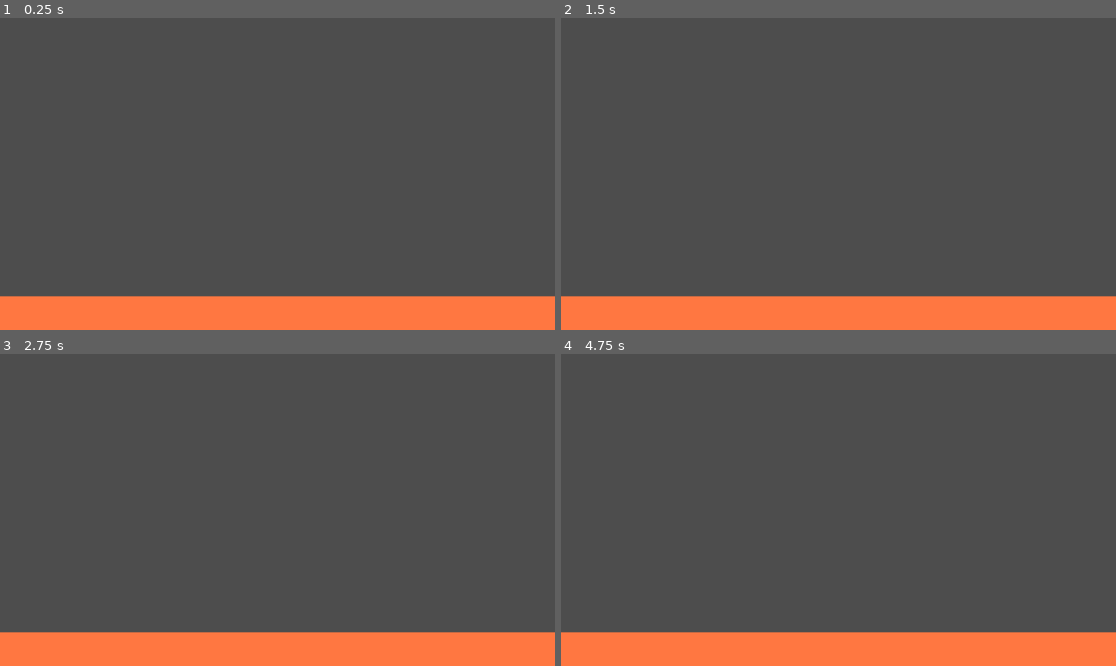
Above: before the commit, frames 1-4 (two rows, left to right).
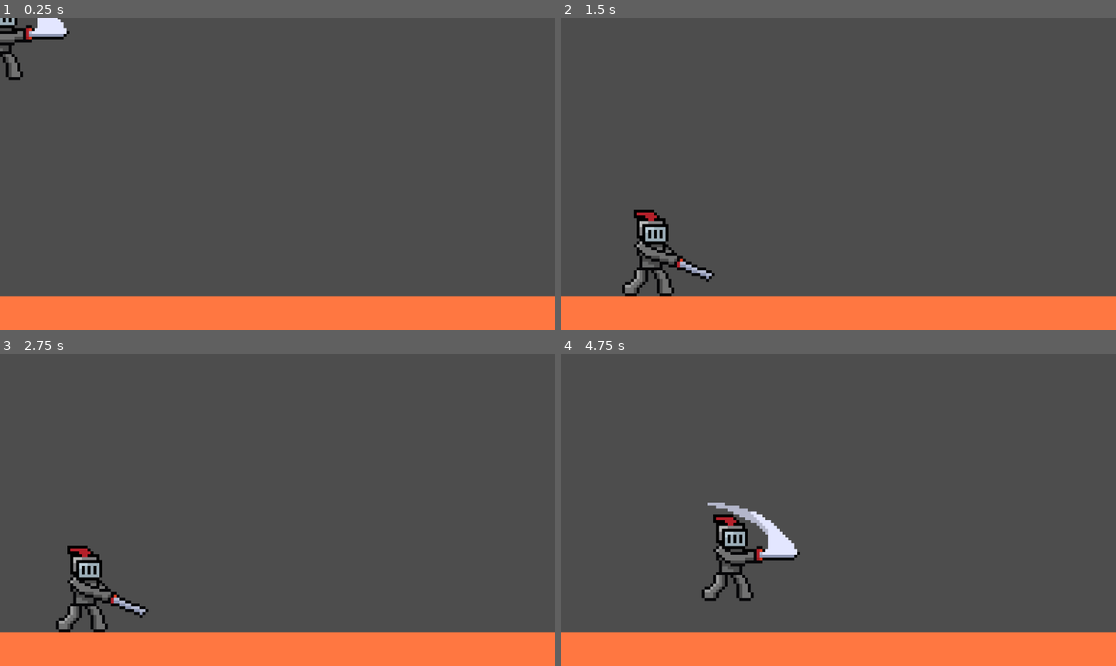
Above: after the commit, the same moments.

Repository: FlimFlamSlammer/LKOTe-game
Game: Godot game, scene res://scenes/castle_fight.tscn
Two runs of this game, one before a commit and one after it. Both use one fixed random seed, a clock stepped at 60 frames per second and the inputs below.
Inputs:
- Up to frame 1 (0.25 s): no input
- Up to frame 2 (1.5 s): tap Enter (ui_accept) at 0.5, 0.77 s; hold C (basic_attack) 0.53-1.28 s; hold Right (ui_right) from 0.53 s (still down); tap V (dodge) at 0.8, 1.35 s
- Up to frame 3 (2.75 s): tap Enter (ui_accept) at 1.52 s; tap C (basic_attack) at 1.55 s; release Right (ui_right) at 2.03 s; hold Left (ui_left) from 2.03 s (still down); hold C (basic_attack) from 2.03 s (still down); tap V (dodge) at 2.3 s
- Up to frame 4 (4.75 s): release Left (ui_left) at 2.78 s; release C (basic_attack) at 2.78 s; hold Right (ui_right) 2.78-4.28 s; tap V (dodge) at 2.85, 3.8, 4.35 s; tap Enter (ui_accept) at 3.02, 3.77, 4.52 s; tap C (basic_attack) at 3.05, 4.55 s; hold C (basic_attack) 3.53-4.28 s; hold Left (ui_left) from 4.28 s (still down)

The runs differ from the first frame. In frame 1, 0.9% of the frame differs, in the area x 0-13%, y 0-20%; in frame 2, 1.6%; in frame 3, 1.6%; in frame 4, 2.2%, in the area x 25-44%, y 47-80%.

Commit message:
add attacks

Diff:
--- a/icon.svg
+++ /dev/null
@@ -1 +0,0 @@
-<svg height="128" width="128" xmlns="http://www.w3.org/2000/svg"><rect x="2" y="2" width="124" height="124" rx="14" fill="#363d52" stroke="#212532" stroke-width="4"/><g transform="scale(.101) translate(122 122)"><g fill="#fff"><path d="M105 673v33q407 354 814 0v-33z"/><path fill="#478cbf" d="m105 673 152 14q12 1 15 14l4 67 132 10 8-61q2-11 15-15h162q13 4 15 15l8 61 132-10 4-67q3-13 15-14l152-14V427q30-39 56-81-35-59-83-108-43 20-82 47-40-37-88-64 7-51 8-102-59-28-123-42-26 43-46 89-49-7-98 0-20-46-46-89-64 14-123 42 1 51 8 102-48 27-88 64-39-27-82-47-48 49-83 108 26 42 56 81zm0 33v39c0 276 813 276 813 0v-39l-134 12-5 69q-2 10-14 13l-162 11q-12 0-16-11l-10-65H447l-10 65q-4 11-16 11l-162-11q-12-3-14-13l-5-69z"/><path d="M483 600c3 34 55 34 58 0v-86c-3-34-55-34-58 0z"/><circle cx="725" cy="526" r="90"/><circle cx="299" cy="526" r="90"/></g><g fill="#414042"><circle cx="307" cy="532" r="60"/><circle cx="717" cy="532" r="60"/></g></g></svg>
--- a/scenes/castle_fight.tscn
+++ b/scenes/castle_fight.tscn
@@ -1,6 +1,10 @@
-[gd_scene format=3 uid="uid://nk57keysmejs"]
+[gd_scene load_steps=2 format=3 uid="uid://nk57keysmejs"]
+
+[ext_resource type="PackedScene" uid="uid://bfeupkcec0b4q" path="res://scenes/player.tscn" id="1_kpkdi"]
 
 [node name="CastleFight" type="Node2D"]
+
+[node name="Player" parent="." instance=ExtResource("1_kpkdi")]
 
 [node name="StaticBody2D" type="StaticBody2D" parent="."]
 position = Vector2(-9.53674e-07, -9.53674e-07)
--- a/scenes/player.tscn
+++ b/scenes/player.tscn
@@ -1,6 +1,7 @@
-[gd_scene load_steps=5 format=3 uid="uid://bfeupkcec0b4q"]
+[gd_scene load_steps=7 format=3 uid="uid://bfeupkcec0b4q"]
 
-[ext_resource type="Texture2D" uid="uid://c0ooddugos5uj" path="res://assets/knight-Sheet.png" id="1_fewl3"]
+[ext_resource type="Script" path="res://scripts/Player.gd" id="1_0chp3"]
+[ext_resource type="Texture2D" uid="uid://dy70u23m4rdg0" path="res://assets/knight-Sheet.png" id="1_fewl3"]
 
 [sub_resource type="Animation" id="Animation_hy26t"]
 resource_name = "idle"
@@ -33,6 +34,20 @@
 "update": 1,
 "values": [1, 2, 3, 4, 5]
 }
+tracks/1/type = "method"
+tracks/1/imported = false
+tracks/1/enabled = true
+tracks/1/path = NodePath(".")
+tracks/1/interp = 1
+tracks/1/loop_wrap = true
+tracks/1/keys = {
+"times": PackedFloat32Array(0.15),
+"transitions": PackedFloat32Array(1),
+"values": [{
+"args": [12],
+"method": &"step"
+}]
+}
 
 [sub_resource type="AnimationLibrary" id="AnimationLibrary_0qps0"]
 _data = {
@@ -40,7 +55,11 @@
 "slash1": SubResource("Animation_ospc6")
 }
 
+[sub_resource type="RectangleShape2D" id="RectangleShape2D_ecm3f"]
+size = Vector2(96, 192)
+
 [node name="Player" type="CharacterBody2D"]
+script = ExtResource("1_0chp3")
 
 [node name="AnimationPlayer" type="AnimationPlayer" parent="."]
 libraries = {
@@ -52,4 +71,7 @@
 scale = Vector2(6, 6)
 texture = ExtResource("1_fewl3")
 hframes = 6
-frame = 5
+frame = 2
+
+[node name="CollisionShape2D" type="CollisionShape2D" parent="."]
+shape = SubResource("RectangleShape2D_ecm3f")
--- a/scripts/Player.gd
+++ b/scripts/Player.gd
@@ -14,6 +14,8 @@
 var anim_player: AnimationPlayer
 var state_timer = 0
 var combo_progress = 0
+
+var stepDistance = 0
 
 var input_buffer = ""
 
@@ -33,25 +35,42 @@
 	# Get the input direction and handle the movement/deceleration.
 	# As good practice, you should replace UI actions with custom gameplay actions.
 	var direction = Input.get_axis("ui_left", "ui_right")
-	if direction:
-		velocity.x = direction * SPEED
-	else:
-		velocity.x = move_toward(velocity.x, 0, SPEED)
 
 	# handle state
-	if state == STATE.ATTACKING && state_timer > COMBO_LENGTH[combo_progress]:
-		state_timer = 0
-		anim_player.play("slash" + combo_progress)
-		combo_progress += 1
+	if state == STATE.ATTACKING:
+		if combo_progress >= COMBO_LENGTH.size():
+			combo_progress = 0
+		if state_timer > COMBO_LENGTH[combo_progress]:
+			state = STATE.RECOVERING
+	else:
+		if direction:
+			velocity.x = direction * SPEED
+		else:
+			velocity.x = move_toward(velocity.x, 0, SPEED)
+
+	if stepDistance > 0:
+		velocity.x = stepDistance / delta
+		stepDistance = 0
 
 	move_and_slide()
 
+	if state == STATE.ATTACKING:
+		velocity.x = 0
+
 func _unhandled_key_input(event):
 	var can_override_state = true;
-	can_override_state &= state == STATE.ATTACKING && state_timer < COMBO_LENGTH[combo_progress]
+	can_override_state = can_override_state && !(state == STATE.ATTACKING && state_timer < COMBO_LENGTH[combo_progress])
 
 	if can_override_state:
 		if event.is_action_pressed("basic_attack"):
+			if state == STATE.RECOVERING:
+				combo_progress += 1
 			state = STATE.ATTACKING
+			state_timer = 0
+			anim_player.play("slash1")
 		if event.is_action_pressed("dodge"):
 			state = STATE.DODGING
+			state_timer = 0
+
+func step(distance):
+	stepDistance = distance
Binary file removed: assets/idle.png
Binary file changed: assets/knight-Sheet.png
Not shown, changed: assets/knight-Sheet.png.import
Not shown, changed: icon.svg.import
